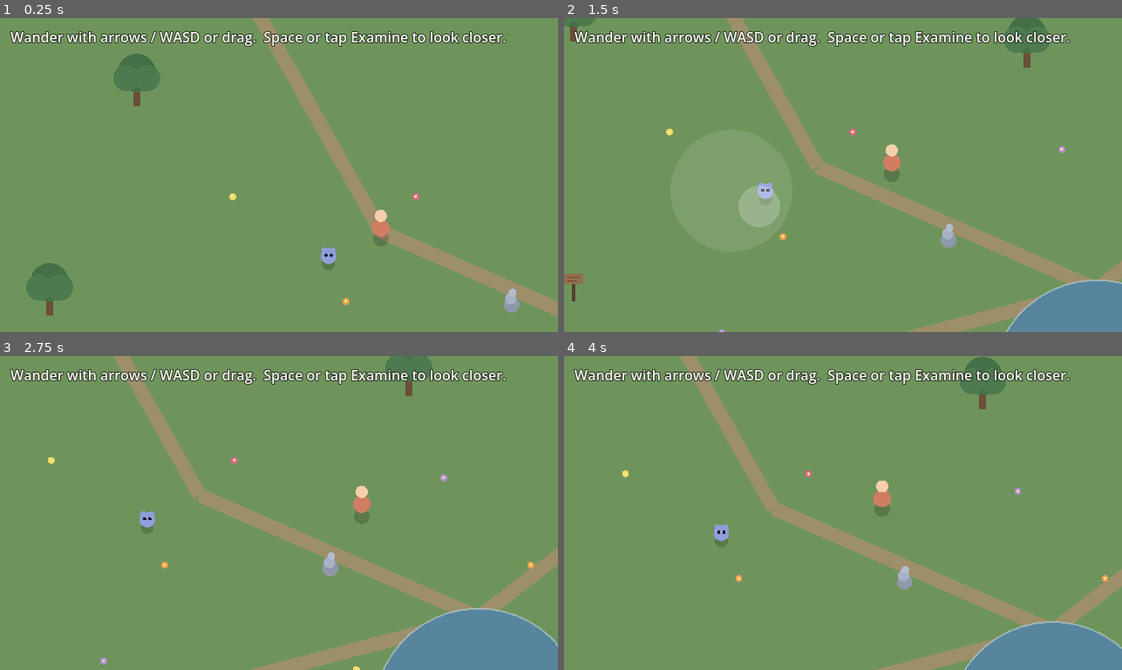
Above: before the commit, frames 1-4 (two rows, left to right).
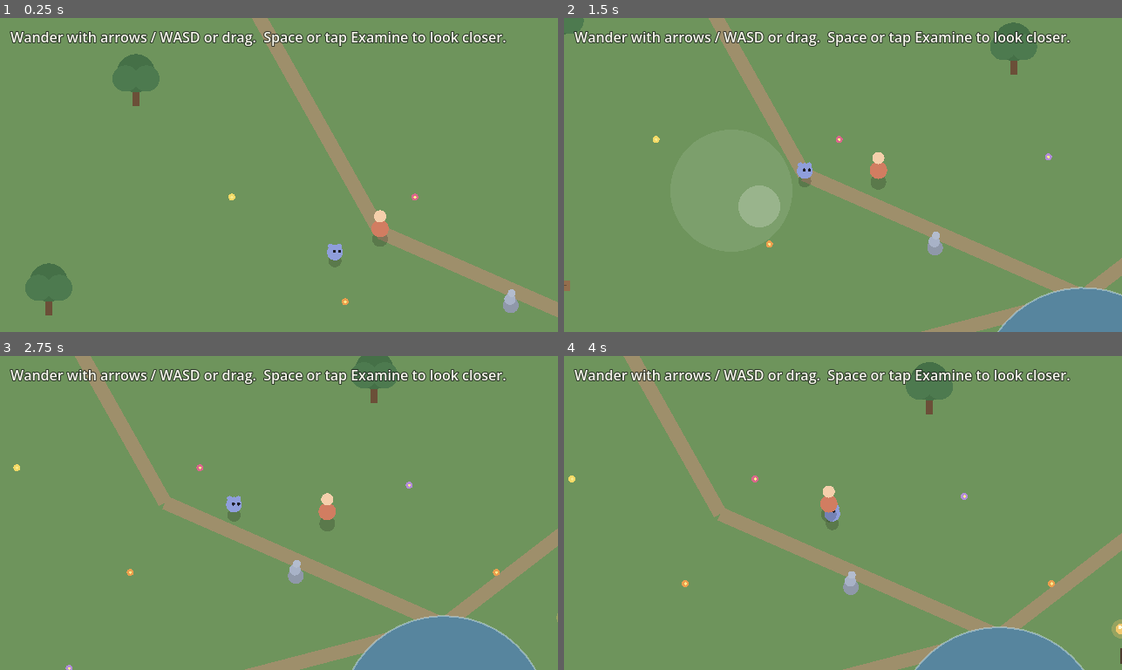
Above: after the commit, the same moments.

Repository: maximusunc/pokepals
Game: Godot game, scene res://scenes/world.tscn
Same seed, same stepped clock (60 frames per second), same inputs: the game is played once before the commit and once after it.
Inputs (mouse positions are in pixels of both pictures, inside the frame that each line leads up to):
- Up to frame 1 (0.25 s): no input
- Up to frame 2 (1.5 s): tap Enter (ui_accept) at 0.5, 0.77 s; move the mouse to (965, 159) at 0.52 s; hold Right (ui_right) 0.53-1.25 s; click (965, 159) at 0.67 s; drag from (731, 190) to (815, 237) at 1.27 s
- Up to frame 3 (2.75 s): move the mouse to (334, 443) at 2.02 s; hold Right (ui_right) from 2.03 s (still down)
- Up to frame 4 (4 s): release Right (ui_right) at 2.75 s; drag from (815, 575) to (675, 465) at 2.77 s; move the mouse to (1010, 560) at 3.52 s; hold Left (ui_left) from 3.53 s (still down); tap Enter (ui_accept) at 3.77 s

The runs differ from the first frame. In frame 1, 0.8% of the frame differs, in the area x 4-100%, y 0-96%; in frame 2, 9.5%; in frame 3, 13%; in frame 4, 14%, in the area x 0-100%, y 0-100%.
Error before the commit: Parse Error: Cannot infer the type of "near" variable because the value doesn't have a set type. (res://scripts/world/companion_self.gd:84)

Commit message:
Fix parse error that made the whole companion inert
`var near := perception["dist_to_player"] <= float(cfg["follow_near"])`
infers its type from a Variant comparison, which GDScript's static
analysis rejects ("Cannot infer the type of 'near'"). Because
CompanionSelf fails to compile, the whole chain that depends on it —
CompanionDrives, CompanionBrain, CompanionView — fails to load too, so
the companion script never runs: no following, no idle eye movement, no
reaction to interactions. It just sits there.

Give `near` an explicit bool type so the script compiles. With this the
headless suite and the world smoke test (companion follows from 380->258
and turns curious on a nearby interaction) pass.

Diff:
--- a/pokepals/scripts/world/companion_self.gd
+++ b/pokepals/scripts/world/companion_self.gd
@@ -81,7 +81,7 @@
 	observations["play_seconds"] += delta
 	var velocity: Vector2 = perception["player_velocity"]
 	observations["explored_distance"] += velocity.length() * delta
-	var near := perception["dist_to_player"] <= float(cfg["follow_near"])
+	var near: bool = perception["dist_to_player"] <= float(cfg["follow_near"])
 	if near:
 		observations["time_near"] += delta
 	else:
